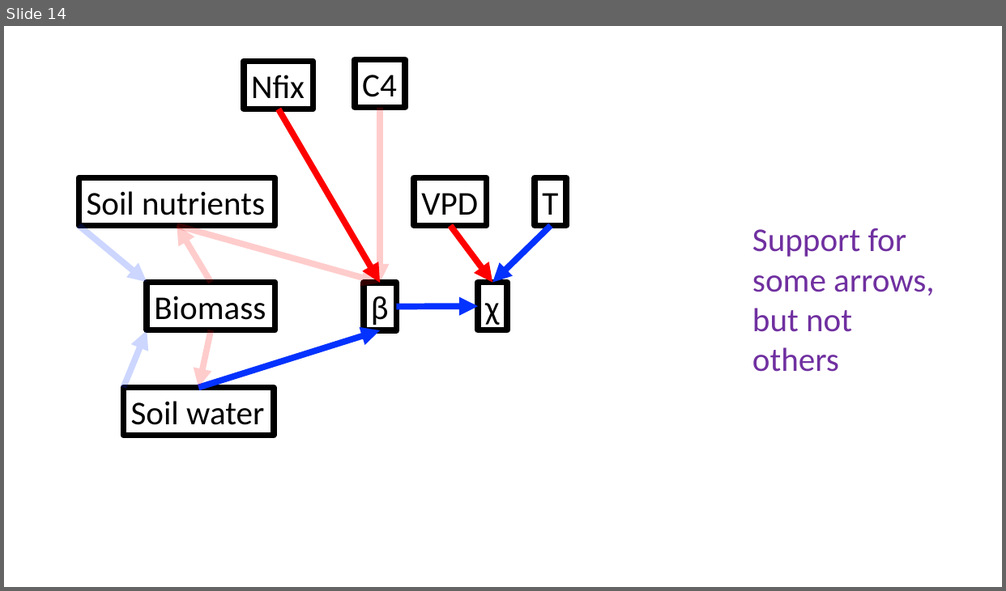
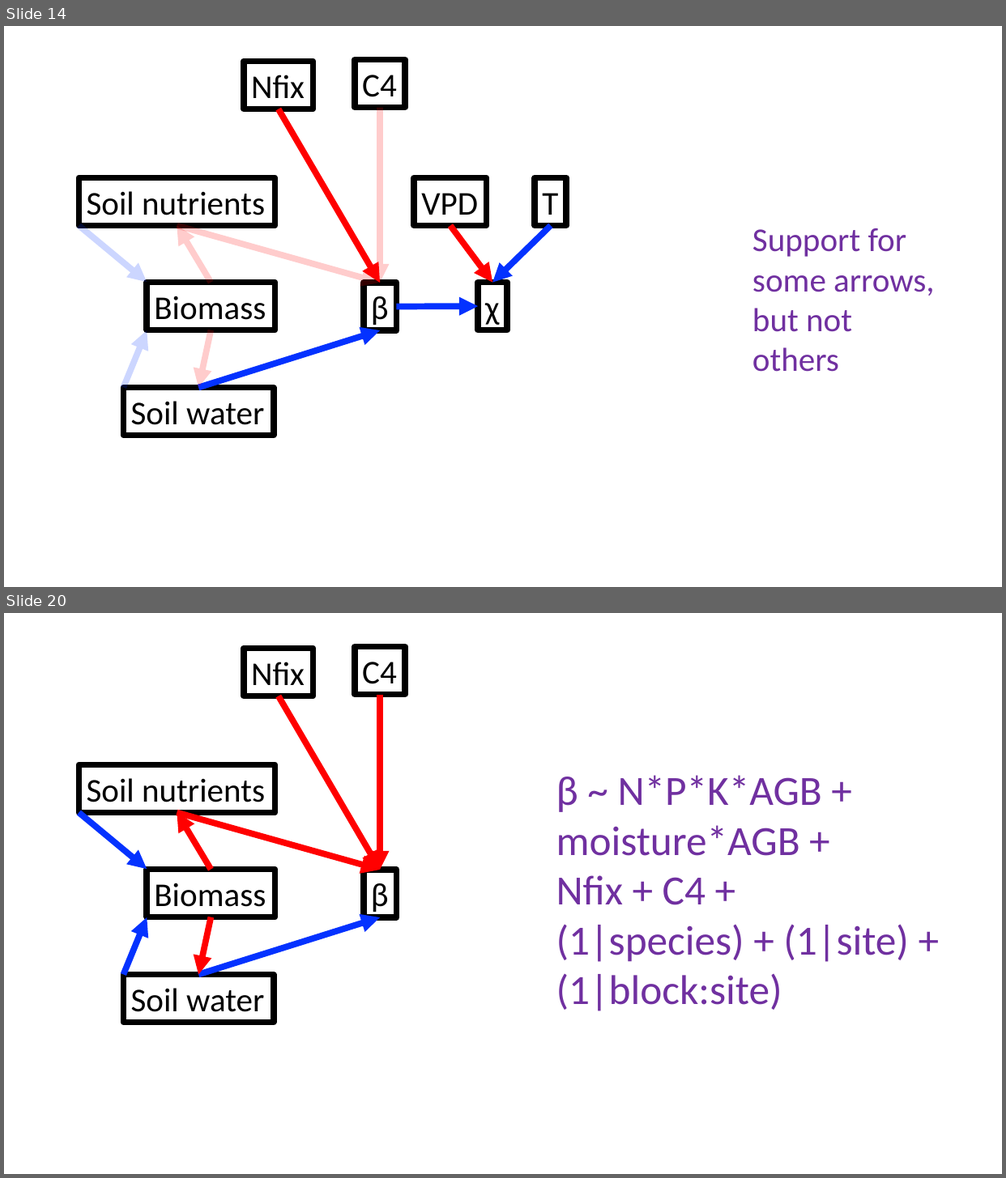
Before and after one commit to efwaring/NutNetPhys, a slide deck: presentations/lab_meeting_03.21.2022.pptx. Shown one above the other, each under a label of ours: slide 14 before the commit, slides 14 and 20 after it; the slides between them are not shown. The pictures are 1006x591 and 1006x1178 pixels, drawn with LibreOffice and Linux fonts; fonts in the diff are those of the drawing. Boxes give left, top, right and bottom in pixels: in the first picture for what was removed or moved away, otherwise in the second. Text is boxed around its words. In the diff, an @@ line names an element or a change of style, - is before the commit and + after.

```diff
--- a/presentations/lab_meeting_03.21.2022.pptx
+++ b/presentations/lab_meeting_03.21.2022.pptx
@@ slide 20 added at bbox=[4, 613, 1002, 1174], background #FFFFFF @@
@@ rectangle added at bbox=[244, 648, 313, 696], outline #000000 6 pt, 32 pt, text #000000 @@
+Nfix
@@ rectangle added at bbox=[355, 647, 405, 695], outline #000000 6 pt, 32 pt, text #000000 @@
+C4
@@ arrow added from (279, 696) to (380, 870), #FF0000 6 pt @@
@@ arrow added from (380, 695) to (380, 870), #FF0000 6 pt @@
@@ rectangle added at bbox=[79, 765, 275, 813], outline #000000 6 pt, 32 pt, text #000000 @@
+Soil nutrients
@@ text added at bbox=[556, 775, 909, 1012], 40 pt, text #7030A0 @@
+β ~ N*P*K*AGB + moisture*AGB +
+Nfix + C4 +
+(1|species) + (1|site) + (1|block:site)
@@ arrow added from (79, 813) to (147, 869), #0432FF 6 pt @@
@@ arrow added from (177, 813) to (380, 870), #FF0000 6 pt @@
@@ arrow added from (211, 870) to (177, 813), #FF0000 6 pt @@
@@ rectangle added at bbox=[147, 870, 275, 918], outline #000000 6 pt, 32 pt, text #000000 @@
+Biomass
@@ rectangle added at bbox=[364, 870, 396, 918], outline #000000 6 pt, 32 pt, text #000000 @@
+β
@@ arrow added from (124, 974) to (147, 918), #0432FF 6 pt @@
@@ arrow added from (198, 974) to (380, 918), #0432FF 6 pt @@
@@ arrow added from (211, 918) to (198, 974), #FF0000 6 pt @@
@@ rectangle added at bbox=[124, 974, 275, 1023], outline #000000 6 pt, 32 pt, text #000000 @@
+Soil water
```
Also in this commit, not shown: 1 slide changed, 12 other slides added, 1 other file.
